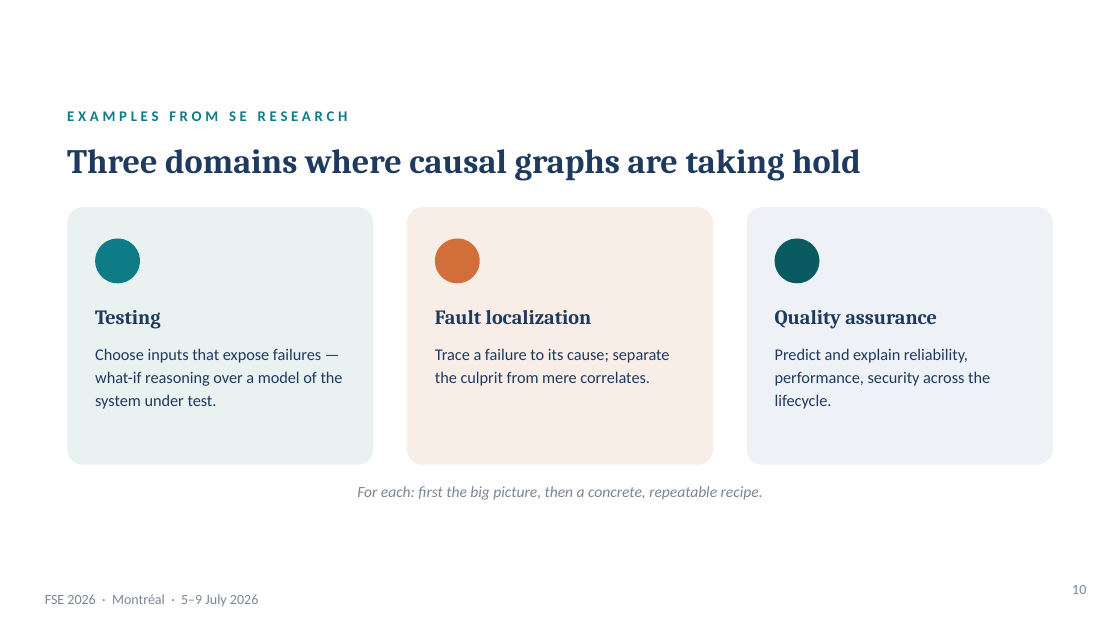
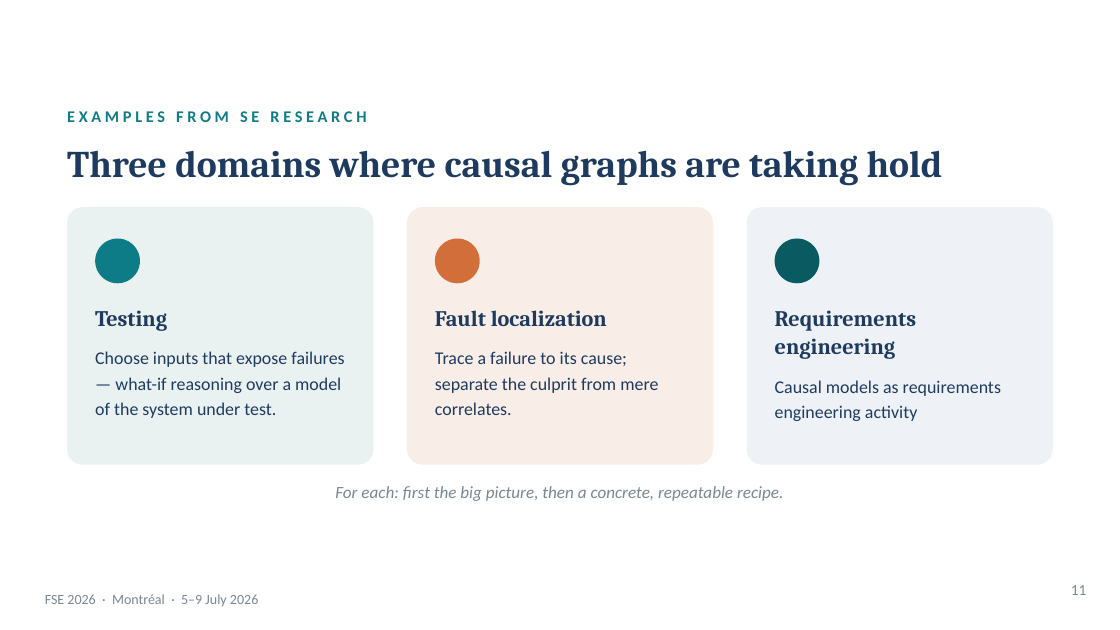
Before and after one commit to martinheyn/CI4SE_Tutorial, a slide deck: slide 11 of slides/Part 1 Causal Modelling_intro_testing_RCA.pptx (slide 10 before the commit). Drawn at 1120x630 pixels with LibreOffice and Linux fonts; fonts in the diff are those of the drawing; background and template pictures are left out. Boxes give left, top, right and bottom in pixels: in the first picture for what was removed or moved away, otherwise in the second. Text is boxed around its words. In the diff, an @@ line names an element or a change of style, - is before the commit and + after.

```diff
--- a/slides/Part 1 Causal Modelling_intro_testing_RCA.pptx
+++ b/slides/Part 1 Causal Modelling_intro_testing_RCA.pptx
@@ text "EXAMPLES FROM SE RESEARCH" at [67, 111, 366, 122]: size 9.5 to 10.4 pt @@
@@ text "Three domains where causal graphs ..." at [67, 151, 943, 186]: size 22 to 24.2 pt @@
@@ text "Testing" at [95, 310, 344, 418]: size 13 to 14.3 pt in "Testing"; size 10.5 to 11.6 pt @@
@@ text "Fault localization" at [435, 310, 658, 415]: size 13 to 14.3 pt in "Fault localization"; size 10.5 to 11.6 pt in "Trace a failure to its cause; separate ..." @@
@@ text at [775, 310, 1001, 421]: text changed; size 10.5 to 11.6 pt @@
-Quality assurance
-Predict and explain reliability, performance, security across the lifecycle.
+Requirements engineering
+Causal models as requirements engineering activity
@@ text "For each: first the big ..." at [335, 486, 783, 501]: size 10 to 11 pt @@
@@ text at [1071, 585, 1086, 595]: text changed; size 9 to 9.9 pt @@
-10
+11
```
Also in this commit, not shown: 18 other slides changed, 5 slides added, 12 slides removed, 2 other files.
